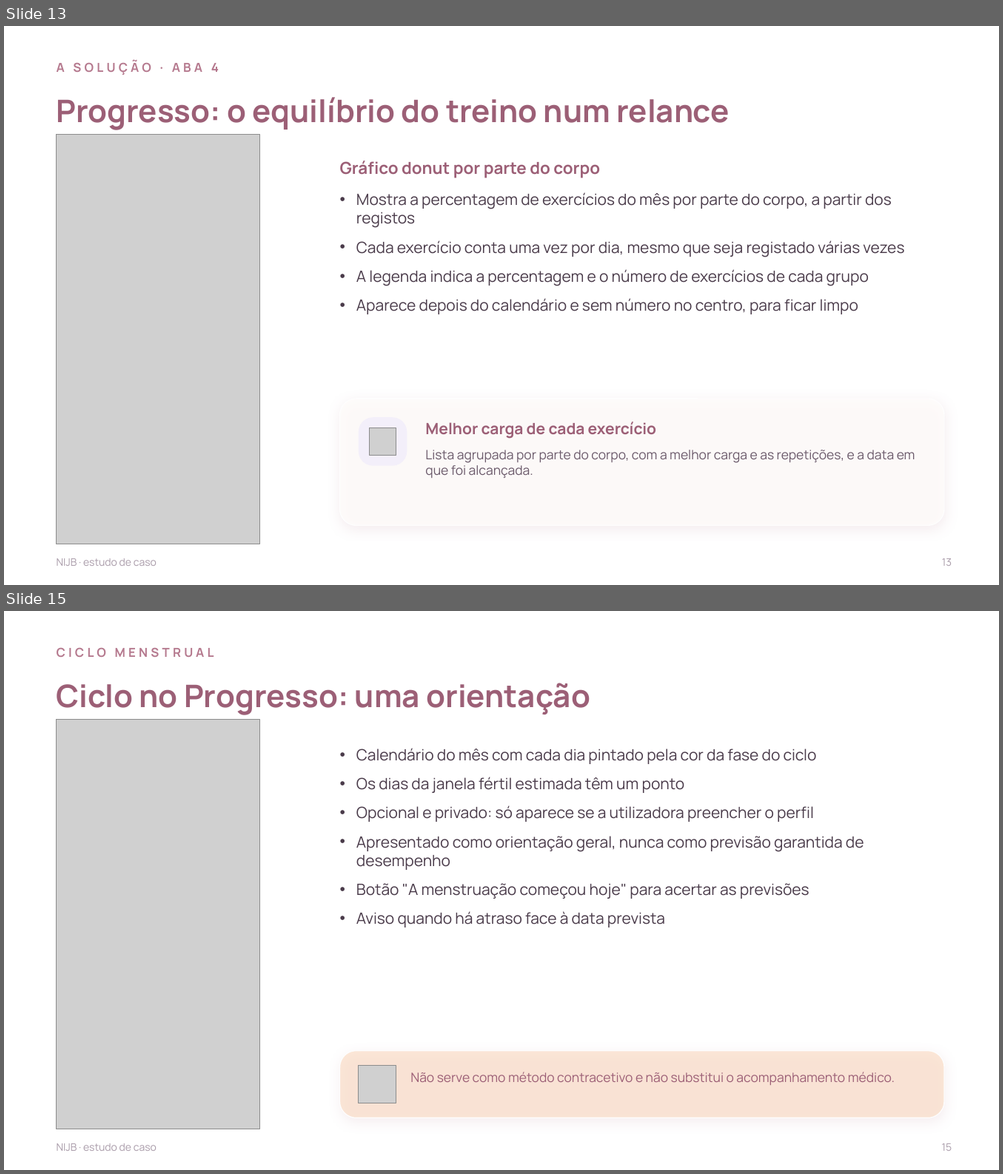
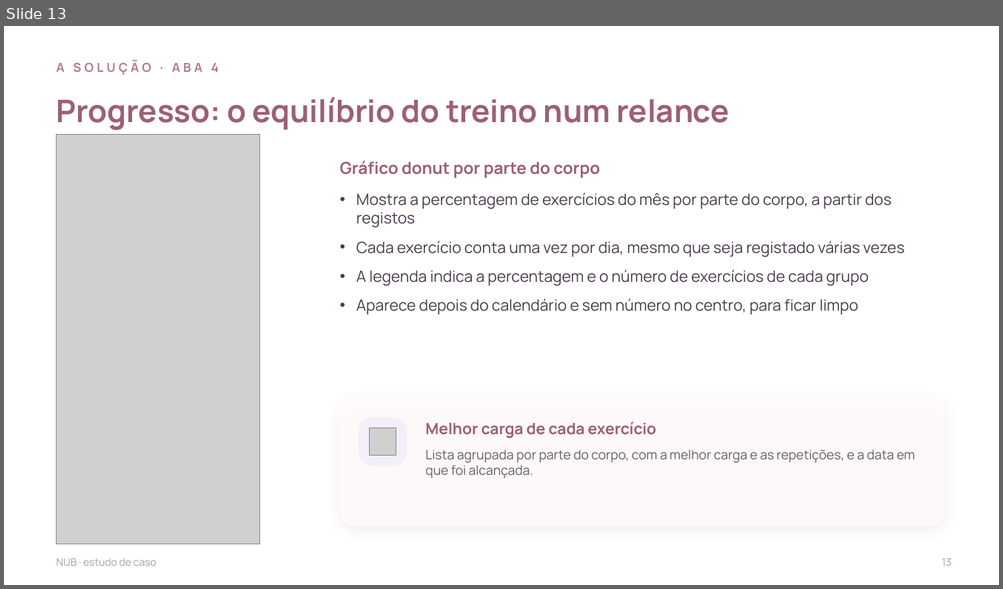
Before and after one commit to nauquero/nau-quero, a slide deck: NIJB-estudo-de-caso-completo.pptx. Shown one above the other, each under a label of ours: slides 13 and 15 before the commit, slide 13 after it; the slides between them are not shown. The pictures are 1003x1174 and 1003x589 pixels, drawn with LibreOffice and Linux fonts; fonts in the diff are those of the drawing; grey boxes stand for pictures; background and template pictures are left out. Boxes give left, top, right and bottom in pixels: in the first picture for what was removed or moved away, otherwise in the second. Text is boxed around its words. In the diff, an @@ line names an element or a change of style, - is before the commit and + after.

```diff
--- a/NIJB-estudo-de-caso-completo.pptx
+++ b/NIJB-estudo-de-caso-completo.pptx
@@ slide 15 removed at <box>4,611,999,1170</box>, background picture (left out) @@
@@ text removed at <box>57,647,214,657</box> @@
-CICLO MENSTRUAL
@@ text removed at <box>57,683,590,715</box> @@
-Ciclo no Progresso: uma orientação
@@ picture removed at <box>57,719,260,1130</box> @@
@@ text removed at <box>356,748,864,928</box> @@
-• Calendário do mês com cada dia pintado pela cor da fase do ciclo
-• Os dias da janela fértil estimada têm um ponto
-• Opcional e privado: só aparece se a utilizadora preencher o perfil
-• Apresentado como orientação geral, nunca como previsão garantida de desempenho
-• Botão "A menstruação começou hoje" para acertar as previsões
-• Aviso quando há atraso face à data prevista
@@ rounded rectangle removed at <box>340,1051,944,1119</box> @@
@@ picture removed at <box>358,1066,395,1103</box> @@
@@ text removed at <box>410,1072,894,1085</box> @@
-Não serve como método contracetivo e não substitui o acompanhamento médico.
@@ text removed at <box>57,1144,156,1151</box> @@
-NIJB · estudo de caso
@@ text removed at <box>942,1144,952,1151</box> @@
-15
```
Also in this commit, not shown: 14 slides changed, 3 other slides removed.
